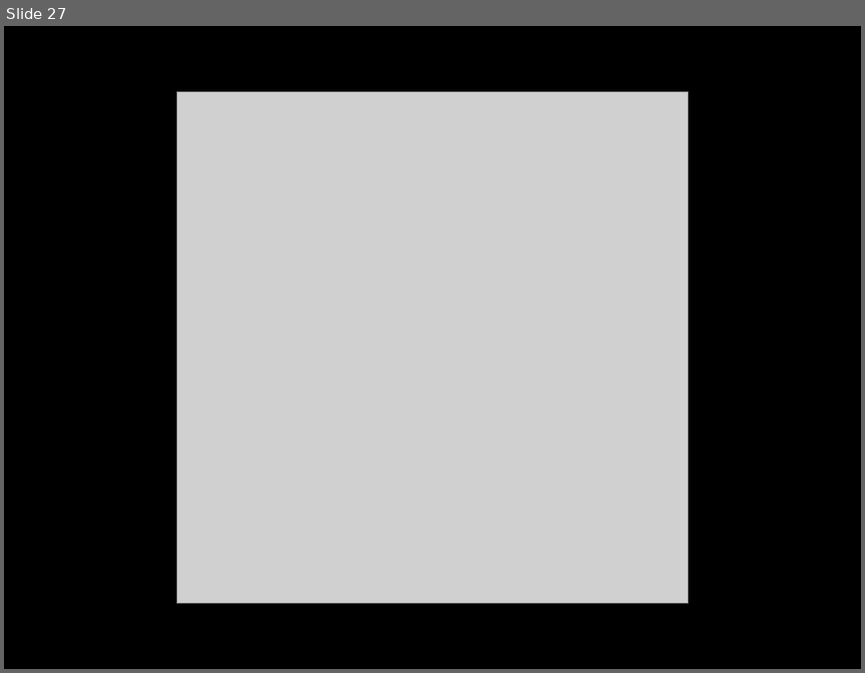
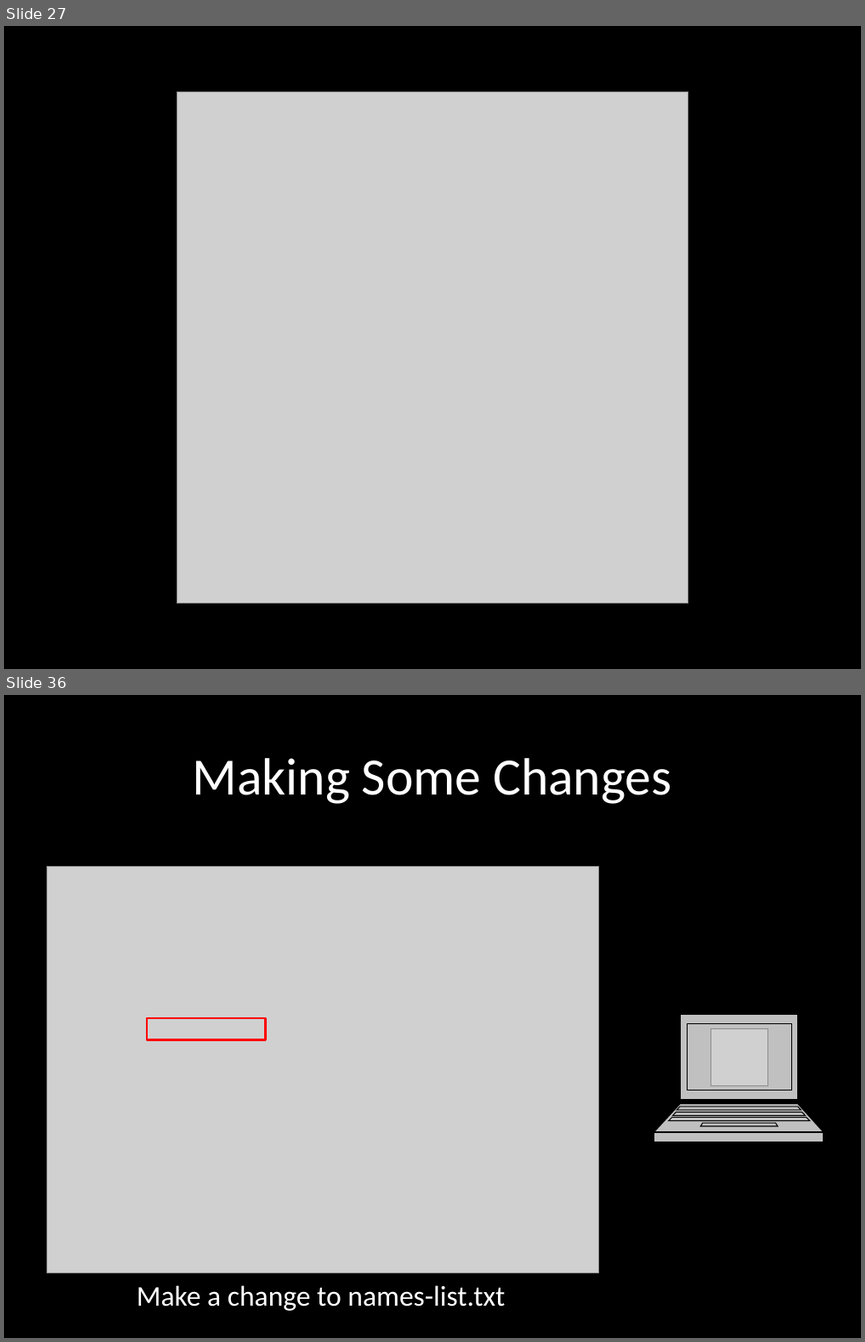
Before and after one commit to vgdev/git-guide, a slide deck: Git.pptx. Shown one above the other, each under a label of ours: slide 27 before the commit, slides 27 and 36 after it; the slides between them are not shown. The pictures are 865x673 and 865x1342 pixels, drawn with LibreOffice and Linux fonts; fonts in the diff are those of the drawing; grey boxes stand for pictures. Boxes give left, top, right and bottom in pixels: in the first picture for what was removed or moved away, otherwise in the second. Text is boxed around its words. In the diff, an @@ line names an element or a change of style, - is before the commit and + after.

```diff
--- a/Git.pptx
+++ b/Git.pptx
@@ slide 36 added at bbox=[4, 695, 861, 1338], background #000000 @@
@@ title added at bbox=[192, 758, 671, 804], 44 pt, text #FFFFFF @@
+Making Some Changes
@@ picture added at bbox=[46, 867, 599, 1272] @@
@@ rectangle added at bbox=[147, 1018, 266, 1039], outline #FF0000 2 pt @@
@@ freeform shape added at bbox=[653, 1015, 823, 1142], fill #C0C0C0, outline #000000 0.75 pt @@
@@ picture added at bbox=[711, 1029, 768, 1087] @@
@@ text added at bbox=[137, 1285, 505, 1310], 24 pt, text #FFFFFF @@
+Make a change to names-list.txt
```
Also in this commit, not shown: 7 slides changed, 12 other slides added.
